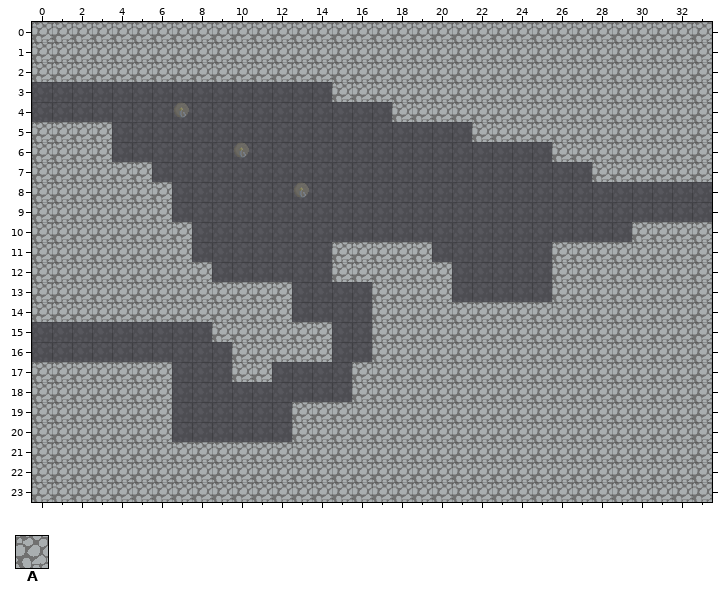
Two versions of a level (Tiled map, TiledMaps/room0-6.tmx). Above: the version before the commit.
Cells are 32x32 px. Shown: x 0..33, y 0..23.
Key: from "tilemap": A 10.
_ is an empty cell.
Layers that did not change in this view are not listed.
Layer "foreground" before, first column x 0:
 0 AAAAAAAAAAAAAAAAAAAAAAAAAAAAAAAAAA
 1 AAAAAAAAAAAAAAAAAAAAAAAAAAAAAAAAAA
 2 AAAAAAAAAAAAAAAAAAAAAAAAAAAAAAAAAA
 3 _______________AAAAAAAAAAAAAAAAAAA
 4 __________________AAAAAAAAAAAAAAAA
 5 AAAA__________________AAAAAAAAAAAA
 6 AAAA______________________AAAAAAAA
 7 AAAAAA______________________AAAAAA
 8 AAAAAAA___________________________
 9 AAAAAAA___________________________
10 AAAAAAAA______________________AAAA
11 AAAAAAAA_______AAAAA______AAAAAAAA
12 AAAAAAAAA______AAAAAA_____AAAAAAAA
13 AAAAAAAAAAAAA____AAAA_____AAAAAAAA
14 AAAAAAAAAAAAA____AAAAAAAAAAAAAAAAA
15 _________AAAAAA__AAAAAAAAAAAAAAAAA
16 __________AAAAA__AAAAAAAAAAAAAAAAA
17 AAAAAAA___AA____AAAAAAAAAAAAAAAAAA
18 AAAAAAA_________AAAAAAAAAAAAAAAAAA
19 AAAAAAA______AAAAAAAAAAAAAAAAAAAAA
20 AAAAAAA______AAAAAAAAAAAAAAAAAAAAA
21 AAAAAAAAAAAAAAAAAAAAAAAAAAAAAAAAAA
22 AAAAAAAAAAAAAAAAAAAAAAAAAAAAAAAAAA
23 AAAAAAAAAAAAAAAAAAAAAAAAAAAAAAAAAA
After:
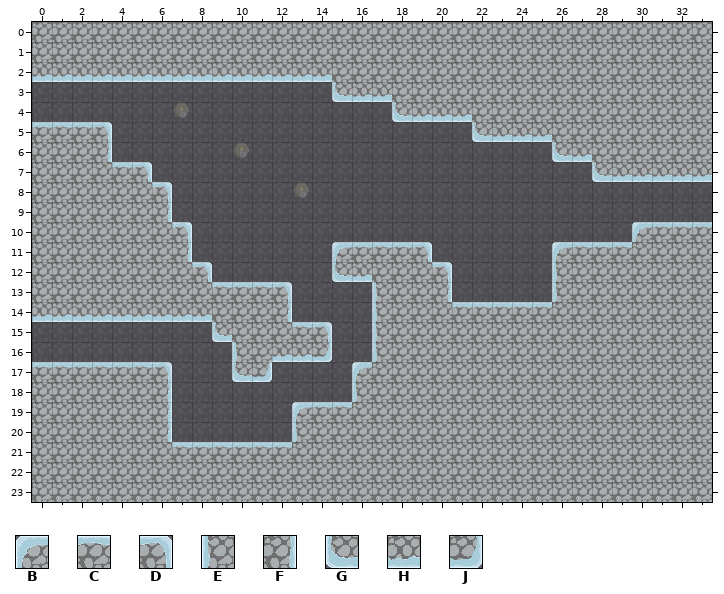
Further tiles: from "tilemap": B 3, C 4, D 5, E 9, F 11, G 15, H 16, J 17.
Edits made:
Layer "foreground":
y 2: x 0..14 AAAAAAAAAAAAAAA -> HHHHHHHHHHHHHHH
y 3: x 15..17 AAA -> GHH
y 4: x 18..21 AAAA -> GHHH
y 5: x 0..3 AAAA -> CCCD; x 22..25 AAAA -> GHHH
y 6: x 3 A -> F; x 26..27 AA -> GH
y 7: x 4..5 AA -> CD; x 28..33 AAAAAA -> GHHHHH
y 8: x 6 A -> D
y 9: x 6 A -> F
y 10: x 7 A -> D; x 30..33 AAAA -> BCCC
y 11: x 7 A -> F; x 15..19 AAAAA -> BCCCD; x 26..29 AAAA -> BCCC
y 12: x 8 A -> D; x 15..16 AA -> GH; x 20 A -> D; x 26 A -> E
y 13: x 9..12 AAAA -> CCCD; x 17 A -> E; x 20 A -> F; x 26 A -> E
y 14: x 0..8 AAAAAAAAA -> HHHHHHHHH; x 12 A -> F; x 17 A -> E; x 21..25 AAAAA -> CCCCC
y 15: x 9 A -> G; x 13..14 AA -> CD; x 17 A -> E
y 16: x 10 A -> E; x 12..14 AAA -> HHJ; x 17 A -> E
y 17: x 0..6 AAAAAAA -> CCCCCCD; x 10..11 AA -> GJ; x 16 A -> B
y 18: x 6 A -> F; x 16 A -> E
y 19: x 6 A -> F; x 13..15 AAA -> BCC
y 20: x 6 A -> F; x 13 A -> E
y 21: x 7..12 AAAAAA -> CCCCCC
